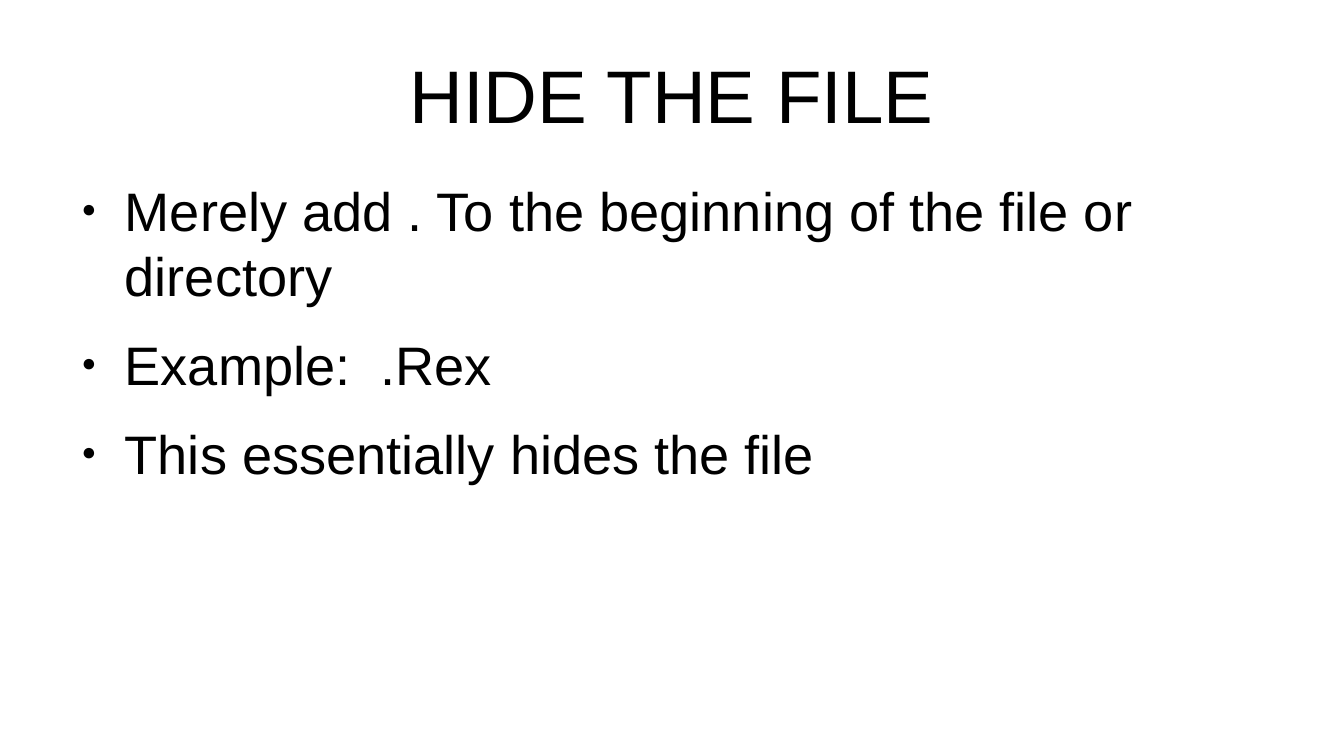
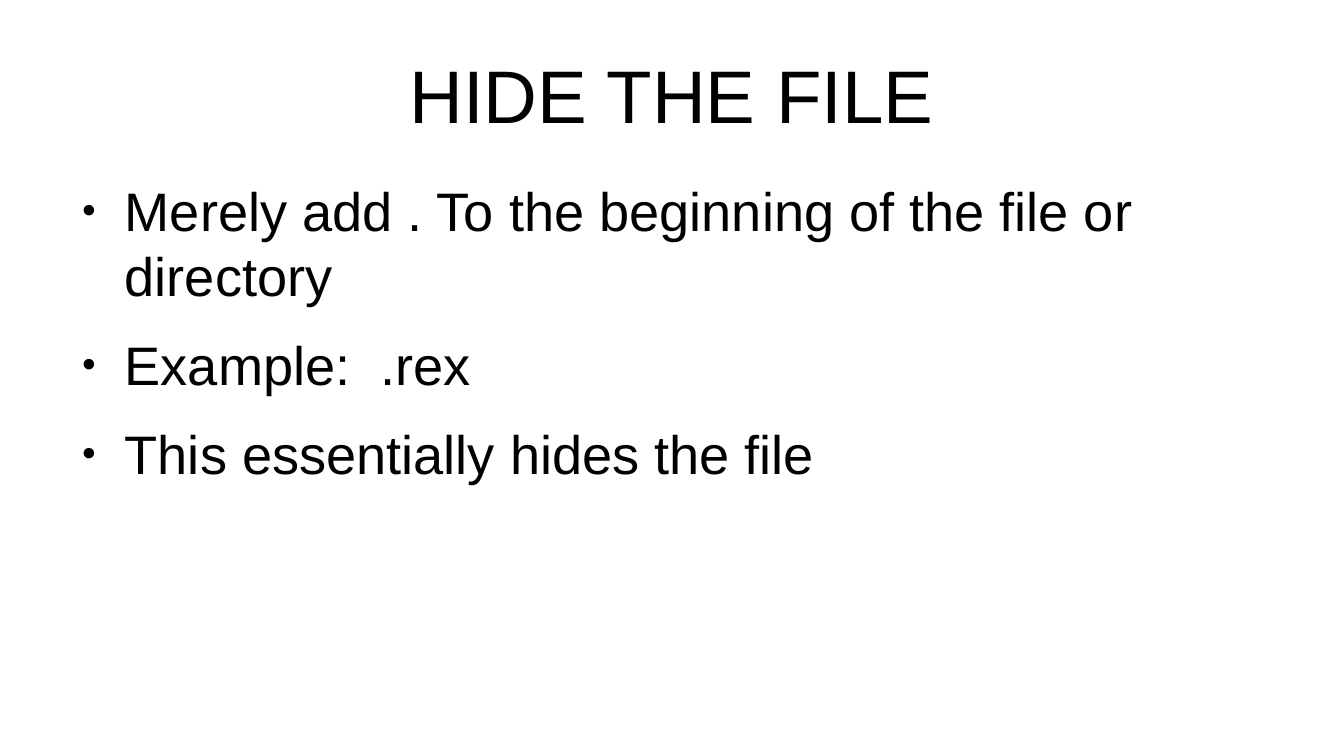
Before and after one commit to CochiseLinuxUsersGroup/Presentations, a slide deck: slide 26 of Security Considerations Encore.odp (slide 23 before the commit). Drawn at 1344x756 pixels with LibreOffice and Linux fonts; fonts in the diff are those of the drawing. Boxes give left, top, right and bottom in pixels: in the first picture for what was removed or moved away, otherwise in the second. Text is boxed around its words. In the diff, an @@ line names an element or a change of style, - is before the commit and + after.

```diff
--- a/Security Considerations Encore.odp
+++ b/Security Considerations Encore.odp
@@ text at [125,345,471,394]: text changed @@
-● Example: .Rex
+● Example: .rex
```
Also in this commit, not shown: 7 other slides changed, 13 slides added, 6 slides removed.
